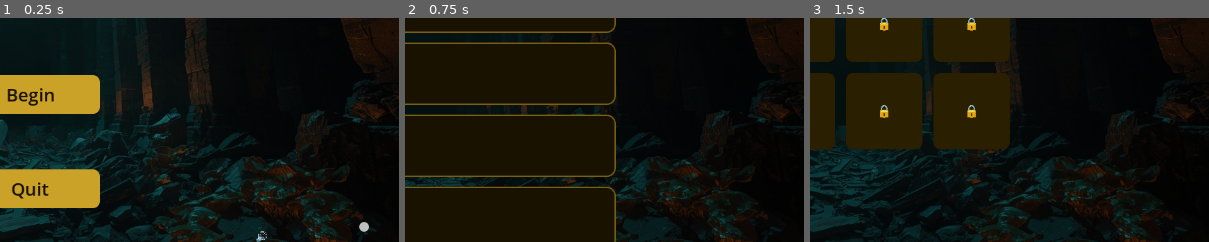
Above: before the commit, frames 1-3 (left to right).
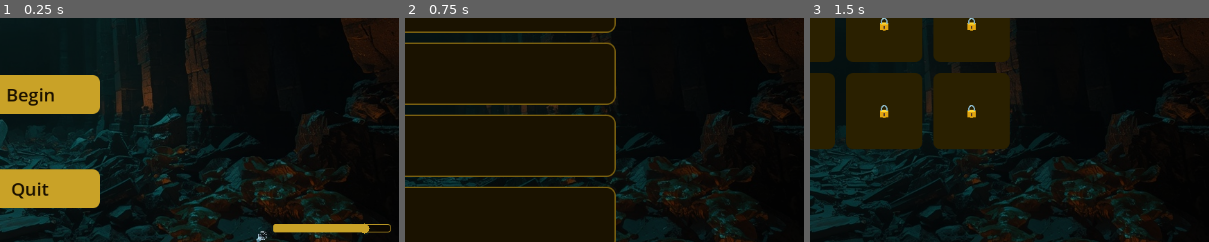
Above: after the commit, the same moments.

Repository: teologoeretico1975/LeTavoleDiAshan
Game: Godot game, scene res://scenes/ui/MainMenu.tscn
Two runs of this game, one before a commit and one after it. Both use one fixed random seed, a clock stepped at 60 frames per second and the inputs below.
Inputs (mouse positions are % of the whole screen's width and height, from its top left):
- Up to frame 1 (0.25 s): no input
- Up to frame 2 (0.75 s): click "Begin" at 0.5 s
- Up to frame 3 (1.5 s): click (50, 19) at 1.25 s
The pictures show only the part of the screen within x 46-96%, y 39-89%; the shares and areas given below are measured in that part.

The runs differ from the first frame. In frame 1, 1.1% of the frame differs, in the area x 68-98%, y 91-97%; in frame 2, nothing differs; in frame 3, nothing differs.

Commit message:
Fix volume slider visibility; music starts at LevelSelect (not GameBoard)
Co-Authored-By: Claude Sonnet 4.6 <noreply@anthropic.com>

Diff:
--- a/scripts/ui/LevelSelect.gd
+++ b/scripts/ui/LevelSelect.gd
@@ -71,6 +71,10 @@
 
 	_setup_header()
 	_build_level_grid()
+
+	var am: Node = get_node_or_null("/root/AudioManager")
+	if am != null:
+		am.fade_to_chapter(chapter)
 
 
 # ---------------------------------------------------------------------------
--- a/scripts/ui/MainMenu.gd
+++ b/scripts/ui/MainMenu.gd
@@ -158,20 +158,50 @@
 	slider.max_value  = 100.0
 	slider.step       = 1.0
 	slider.value      = init_value
-	slider.custom_minimum_size = Vector2(170, 0)
-	# Stile minimale: colore oro per il fill, grigio scuro per il track.
+	slider.custom_minimum_size = Vector2(170, 20)
+	slider.add_theme_constant_override("grabber_offset", 0)
+
+	# Track background: bordo oro su fondo semitrasparente scuro — ben visibile.
 	var style_bg := StyleBoxFlat.new()
-	style_bg.bg_color = Color(0.15, 0.1, 0.0, 0.8)
+	style_bg.bg_color = Color(0.05, 0.03, 0.0, 0.85)
+	style_bg.border_color = COL_GOLD
+	style_bg.border_width_left = 1; style_bg.border_width_right  = 1
+	style_bg.border_width_top  = 1; style_bg.border_width_bottom = 1
 	style_bg.corner_radius_top_left    = 4; style_bg.corner_radius_top_right    = 4
 	style_bg.corner_radius_bottom_left = 4; style_bg.corner_radius_bottom_right = 4
+	style_bg.content_margin_left  = 2; style_bg.content_margin_right  = 2
+	style_bg.content_margin_top   = 6; style_bg.content_margin_bottom = 6
 	slider.add_theme_stylebox_override("slider", style_bg)
+
+	# Area riempita: oro pieno.
 	var style_fill := StyleBoxFlat.new()
 	style_fill.bg_color = COL_GOLD
-	style_fill.corner_radius_top_left    = 4; style_fill.corner_radius_top_right    = 4
-	style_fill.corner_radius_bottom_left = 4; style_fill.corner_radius_bottom_right = 4
+	style_fill.corner_radius_top_left    = 3; style_fill.corner_radius_top_right    = 3
+	style_fill.corner_radius_bottom_left = 3; style_fill.corner_radius_bottom_right = 3
 	slider.add_theme_stylebox_override("grabber_area", style_fill)
+	slider.add_theme_stylebox_override("grabber_area_highlight", style_fill)
+
+	# Grabber (manopola): cerchio oro visibile.
+	slider.add_theme_icon_override("grabber", _make_grabber_texture())
+
 	slider.value_changed.connect(_on_volume_changed)
 	hbox.add_child(slider)
+
+
+# Crea una texture circolare oro per il grabber dello slider.
+func _make_grabber_texture() -> ImageTexture:
+	var size := 16
+	var img := Image.create(size, size, false, Image.FORMAT_RGBA8)
+	var center := Vector2(size / 2.0, size / 2.0)
+	var radius := size / 2.0 - 1.0
+	for y in size:
+		for x in size:
+			var d := Vector2(x, y).distance_to(center)
+			if d <= radius:
+				img.set_pixel(x, y, COL_GOLD)
+			else:
+				img.set_pixel(x, y, Color(0, 0, 0, 0))
+	return ImageTexture.create_from_image(img)
 
 
 func _on_volume_changed(p_value: float) -> void:
